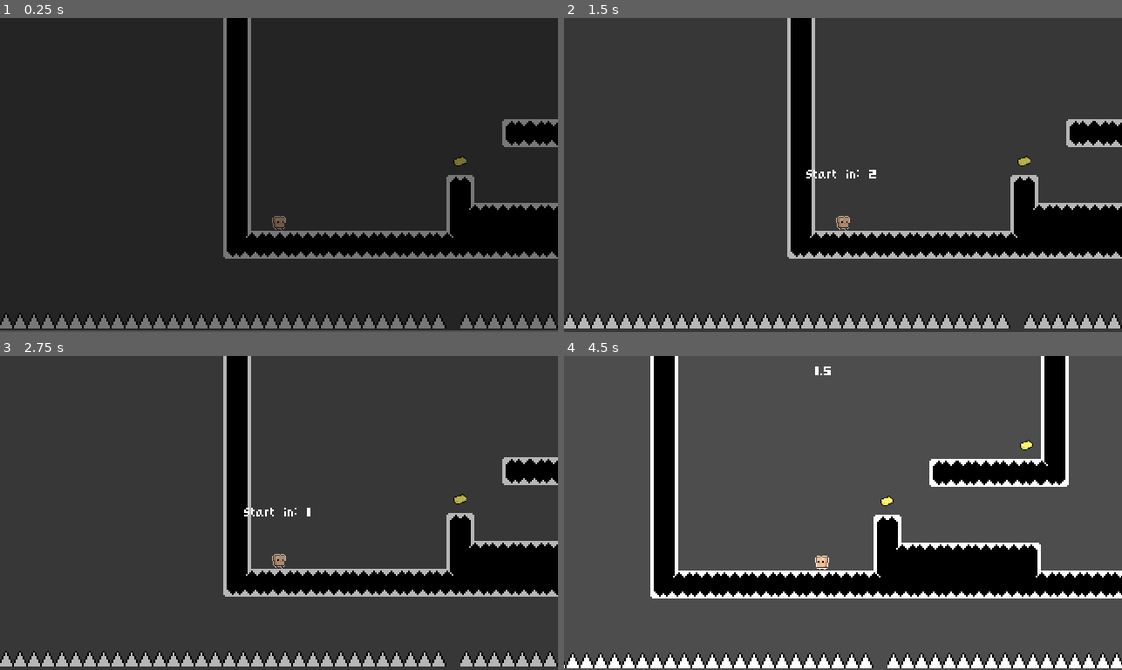
Above: before the commit, frames 1-4 (two rows, left to right).
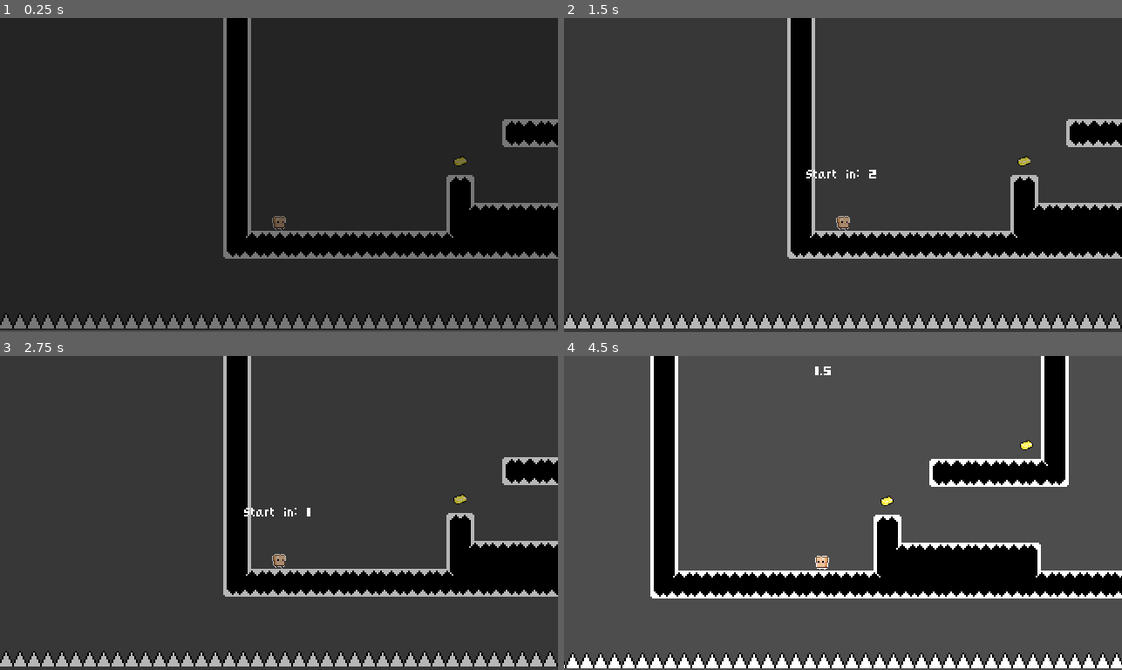
Above: after the commit, the same moments.

Repository: tomice/super-bread-girl
Game: Godot game, scene res://scenes/level_five.tscn
Same seed, same stepped clock (60 frames per second), same inputs: the game is played once before the commit and once after it. This scene is started directly instead of the project's main scene.
Inputs:
- Up to frame 1 (0.25 s): no input
- Up to frame 2 (1.5 s): hold Right (move_right) from 0.53 s (still down); tap Up (jump) at 0.77 s; tap Enter at 1.25 s
- Up to frame 3 (2.75 s): tap Up (jump) at 1.52 s; release Right (move_right) at 2.03 s; hold A (move_left) from 2.03 s (still down)
- Up to frame 4 (4.5 s): tap Space at 2.75 s; release A (move_left) at 2.78 s; hold Right (move_right) 2.78-4.28 s; tap Up (jump) at 3.02, 3.77 s; hold A (move_left) from 4.28 s (still down)

The runs differ from the first frame. In frame 1, less than 0.1% of the frame differs, in the area x 80-83%, y 93-99%; in frame 2, less than 0.1%; in frame 3, less than 0.1%; in frame 4, less than 0.1%.

Commit message:
Add tween animation to butter
* You can now know how much butter is left to collect
  by a label popping up from the collected butter.
  Basically a countdown of how much butter is left

* Added missing spike in level 5

Diff:
--- a/scenes/butter.tscn
+++ b/scenes/butter.tscn
@@ -19,4 +19,19 @@
 [node name="CollisionShape2D" type="CollisionShape2D" parent="."]
 shape = SubResource("CircleShape2D_wdk0s")
 
+[node name="Label" type="Label" parent="."]
+anchors_preset = 8
+anchor_left = 0.5
+anchor_top = 0.5
+anchor_right = 0.5
+anchor_bottom = 0.5
+offset_left = -2.0
+offset_top = -3.0
+offset_right = 3.0
+offset_bottom = 3.0
+grow_horizontal = 2
+grow_vertical = 2
+text = "1"
+horizontal_alignment = 1
+
 [connection signal="body_entered" from="." to="." method="_on_body_entered"]
--- a/scenes/level_five.tscn
+++ b/scenes/level_five.tscn
@@ -86,6 +86,9 @@
 [node name="Spikes16" parent="." index="28" instance=ExtResource("3_8vkf6")]
 position = Vector2(80, 56)
 
+[node name="Spikes16" parent="Spikes16" index="2" instance=ExtResource("3_8vkf6")]
+position = Vector2(8, 0)
+
 [node name="Spikes17" parent="." index="29" instance=ExtResource("3_8vkf6")]
 position = Vector2(-416, 56)
 
--- a/scripts/butter.gd
+++ b/scripts/butter.gd
@@ -1,7 +1,20 @@
 extends Area2D
+@onready var label: Label = $Label
+
+func _ready():
+	label.hide()
 
 func _on_body_entered(body: Node2D) -> void:
-	queue_free()
+	# Handle butter count in label
 	var butter = get_tree().get_nodes_in_group("Butter")
+	label.text = str(butter.size() - 1)
+	label.show()
+
+	# Handle tween animation
+	var tween = get_tree().create_tween()
+	tween.tween_property(label, "position", Vector2(label.position.x, label.position.y + -10), 0.5).from_current()
+	tween.tween_callback(queue_free)
+
+	# End level condition
 	if butter.size() == 1:
 		Events.level_completed.emit()
Not shown, changed: README.md
Not shown, changed: TODO.md
